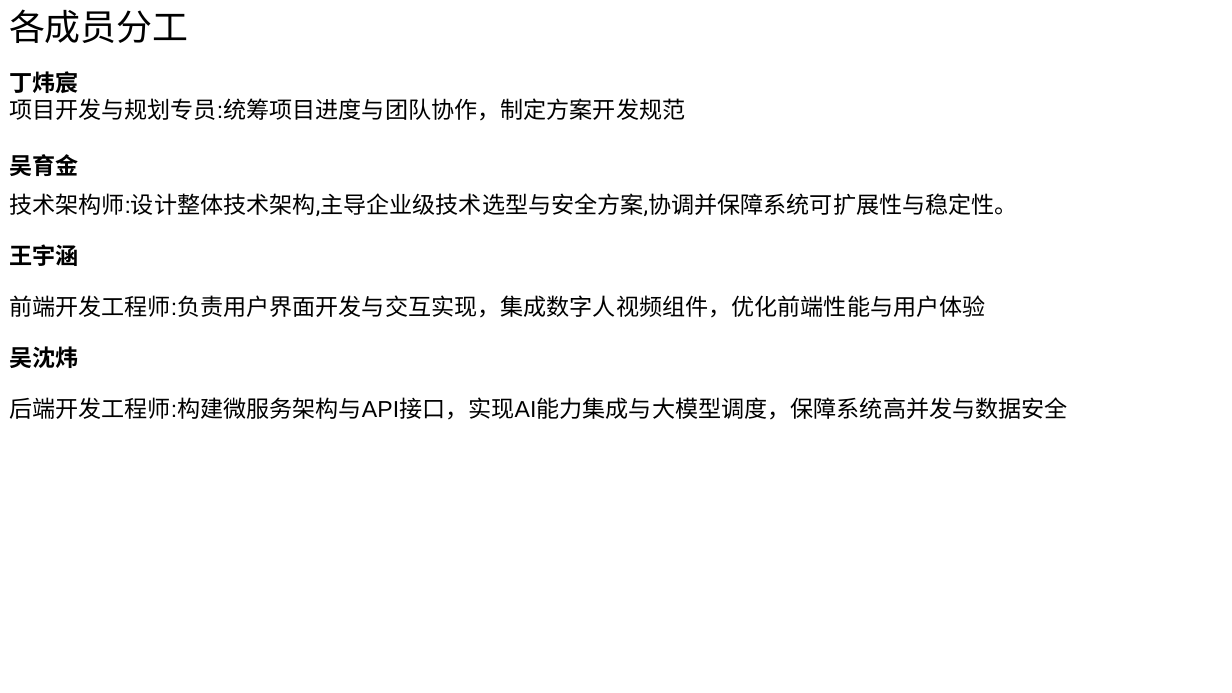
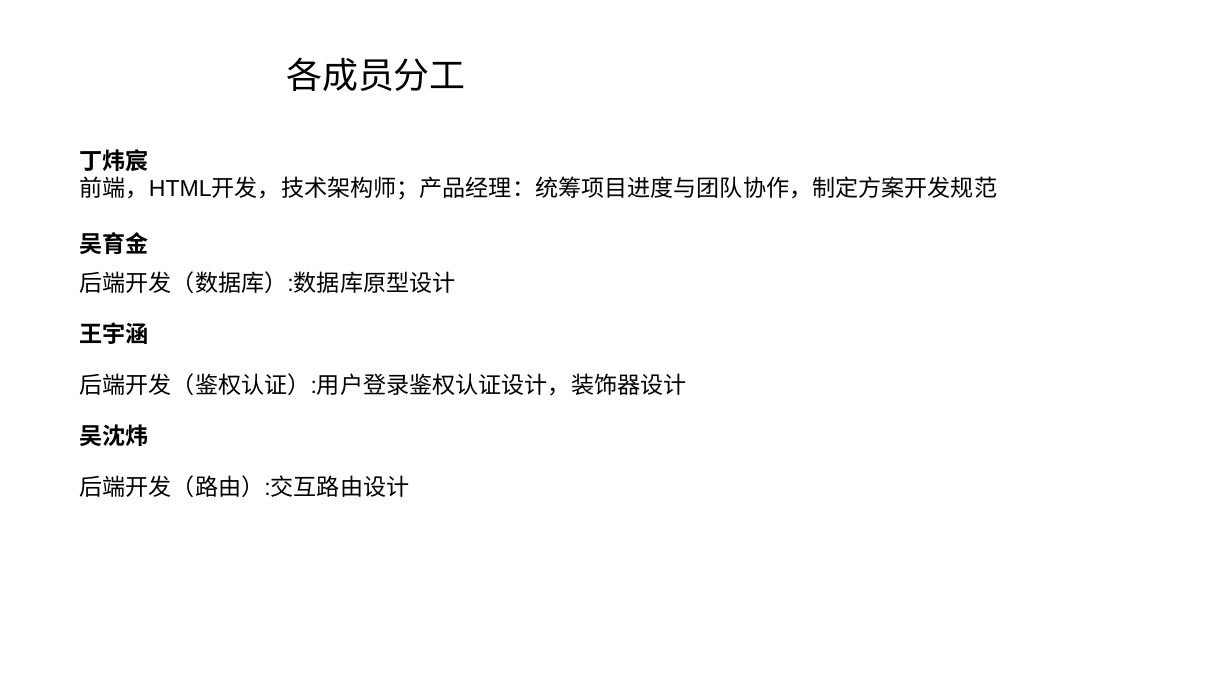
Before and after one commit to C32-SoundTech/SoundTech, a slide deck: slide 13 of docs/软件工程实践.pptx. Drawn at 1232x693 pixels with LibreOffice and Linux fonts; fonts in the diff are those of the drawing. Boxes give left, top, right and bottom in pixels: in the first picture for what was removed or moved away, otherwise in the second. Text is boxed around its words. In the diff, an @@ line names an element or a change of style, - is before the commit and + after.

```diff
--- a/docs/软件工程实践.pptx
+++ b/docs/软件工程实践.pptx
@@ text "各成员分工": place and size @@
-text "各成员分工" at [9, 9, 188, 43]
+text "各成员分工" at [286, 57, 465, 91]
@@ text "丁炜宸": place and size @@
-text "丁炜宸" at [9, 71, 1068, 420]
+text "丁炜宸" at [80, 149, 998, 497]
@@ text at [80, 176, 998, 200]: text changed; font Roboto to Arial @@
-项目开发与规划专员:统筹项目进度与团队协作，制定方案开发规范
+前端，HTML开发，技术架构师；产品经理：统筹项目进度与团队协作，制定方案开发规范
@@ text at [80, 271, 456, 293]: text changed; font Roboto to Arial @@
-技术架构师:设计整体技术架构,主导企业级技术选型与安全方案,协调并保障系统可扩展性与稳定性。
+后端开发（数据库）:数据库原型设计
@@ text at [80, 373, 687, 396]: text changed @@
-前端开发工程师:负责用户界面开发与交互实现，集成数字人视频组件，优化前端性能与用户体验
+后端开发（鉴权认证）:用户登录鉴权认证设计，装饰器设计
@@ text at [80, 475, 410, 497]: text changed @@
-后端开发工程师:构建微服务架构与API接口，实现AI能力集成与大模型调度，保障系统高并发与数据安全
+后端开发（路由）:交互路由设计
```
Also in this commit, not shown: 1 other slide changed, 4 slides added, 5 slides removed, 1 other file.
